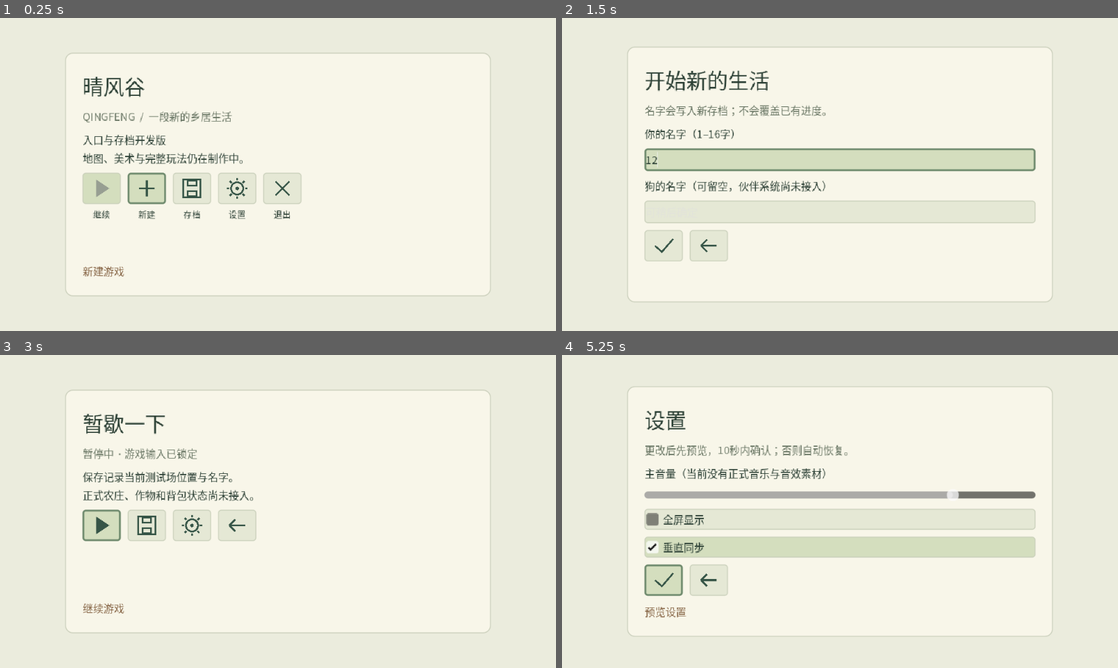
Above: before the commit, frames 1-4 (two rows, left to right).
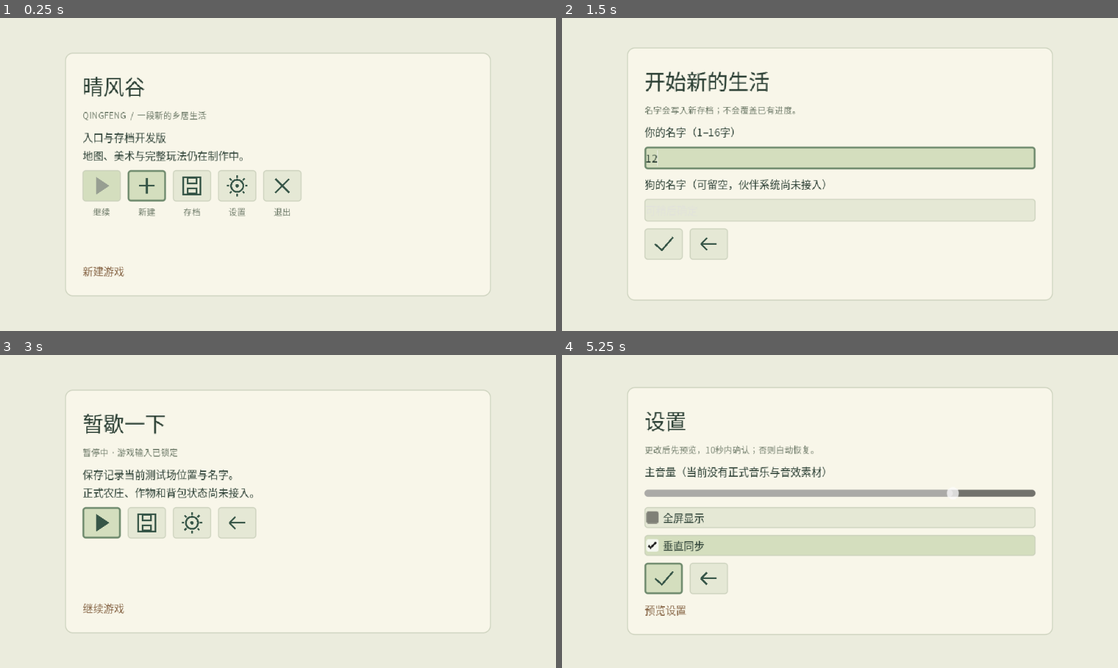
Above: after the commit, the same moments.

Repository: natefox2017/qingfeng
Game: Godot game, scene res://app/main.tscn
Two runs of this game, one before a commit and one after it. Both use one fixed random seed, a clock stepped at 60 frames per second and the inputs below.
Inputs (mouse positions are in pixels of both pictures, inside the frame that each line leads up to):
- Up to frame 1 (0.25 s): no input
- Up to frame 2 (1.5 s): click (706, 187) at 0.52 s; click (840, 158) at 1.27 s; type "12" at 1.35 s
- Up to frame 3 (3 s): click (278, 549) at 1.5 s; type "12" at 1.58 s; click (100, 583) at 2.02 s; click (27, 376) at 2.75 s
- Up to frame 4 (5.25 s): click (662, 524) at 3.52 s; tap Enter at 4.25 s; move the mouse to (962, 495) at 4.27 s; hold D (move_right) 4.28-5 s; click (962, 495) at 4.42 s; click (756, 524) at 5.02 s

The runs differ from the first frame. In frame 1, 2.6% of the frame differs, in the area x 14-55%, y 29-65%; in frame 2, 4.7%; in frame 3, 2.4%; in frame 4, 4.9%, in the area x 11-89%, y 10-90%.

Commit message:
Use shared semantic UI theme across entry pages

Diff:
--- a/game/ui/pages/menu_view.gd
+++ b/game/ui/pages/menu_view.gd
@@ -2,7 +2,7 @@
 ## Pages project intents, never open arbitrary saves or own game state.
 signal action_requested(action: String, payload: Dictionary)
 const ACTION_BUTTON = preload("res://ui/widgets/action_button.gd")
-const INK := Color("2c4035")
+const UI_THEME = preload("res://ui/theme/ui_theme.gd")
 var title: Label
 var subtitle: Label
 var body: VBoxContainer
@@ -23,38 +23,20 @@
 func _ready() -> void:
 	set_anchors_and_offsets_preset(Control.PRESET_FULL_RECT)
 	mouse_filter = Control.MOUSE_FILTER_IGNORE
-	var theme := Theme.new()
-	var font := SystemFont.new()
-	font.font_names = PackedStringArray(["Noto Sans CJK SC","Microsoft YaHei","PingFang SC","sans-serif"])
-	theme.default_font = font
-	theme.default_font_size = 12
-	for kind: String in ["Label","Button","CheckBox","LineEdit"]:
-		theme.set_color("font_color",kind,INK)
-		theme.set_color("font_focus_color",kind,INK)
-		theme.set_color("font_hover_color",kind,INK)
-		theme.set_color("font_pressed_color",kind,INK)
-	for state: String in ["normal","hover","pressed","focus","disabled"]:
-		var style := StyleBoxFlat.new()
-		style.bg_color = Color("e5e8d5") if state == "normal" else Color("d4debe")
-		style.border_color = Color("6d896c") if state == "focus" else Color("cad0bb")
-		style.set_border_width_all(2 if state == "focus" else 1)
-		style.set_corner_radius_all(3)
-		theme.set_stylebox(state,"Button",style)
-		if state in ["normal","focus"]: theme.set_stylebox(state,"LineEdit",style)
-	self.theme = theme
+	self.theme = UI_THEME.build()
 	var backdrop := ColorRect.new()
-	backdrop.name = "Backdrop";backdrop.color = Color("ebecdd");backdrop.set_anchors_and_offsets_preset(Control.PRESET_FULL_RECT);backdrop.mouse_filter=Control.MOUSE_FILTER_IGNORE;add_child(backdrop)
+	backdrop.name = "Backdrop";backdrop.color = UI_THEME.COLOR_BACKDROP;backdrop.set_anchors_and_offsets_preset(Control.PRESET_FULL_RECT);backdrop.mouse_filter=Control.MOUSE_FILTER_IGNORE;add_child(backdrop)
 	center = CenterContainer.new();center.set_anchors_and_offsets_preset(Control.PRESET_FULL_RECT);center.mouse_filter=Control.MOUSE_FILTER_IGNORE;add_child(center)
-	panel = PanelContainer.new();panel.custom_minimum_size=Vector2(490,280);center.add_child(panel)
-	var background := StyleBoxFlat.new();background.bg_color=Color("f8f6e9");background.set_corner_radius_all(8);background.border_color=Color("c9ceba");background.set_border_width_all(1);background.set_content_margin_all(20);panel.add_theme_stylebox_override("panel",background)
+	panel = PanelContainer.new();panel.custom_minimum_size=UI_THEME.PAGE_MINIMUM_SIZE;center.add_child(panel)
+	panel.add_theme_stylebox_override("panel",UI_THEME.panel_style())
 	var column := VBoxContainer.new();column.add_theme_constant_override("separation",9);panel.add_child(column)
-	title=Label.new();title.add_theme_font_size_override("font_size",24);column.add_child(title)
-	subtitle=Label.new();subtitle.add_theme_color_override("font_color",Color("697664"));subtitle.autowrap_mode=TextServer.AUTOWRAP_WORD_SMART;column.add_child(subtitle)
+	title=Label.new();UI_THEME.apply_text_role(title,UI_THEME.ROLE_HEADING);column.add_child(title)
+	subtitle=Label.new();UI_THEME.apply_text_role(subtitle,UI_THEME.ROLE_CAPTION);subtitle.autowrap_mode=TextServer.AUTOWRAP_WORD_SMART;column.add_child(subtitle)
 	body=VBoxContainer.new();body.add_theme_constant_override("separation",8);body.size_flags_vertical=Control.SIZE_EXPAND_FILL;column.add_child(body)
-	notice=Label.new();notice.autowrap_mode=TextServer.AUTOWRAP_WORD_SMART;notice.add_theme_color_override("font_color",Color("846242"));column.add_child(notice)
+	notice=Label.new();notice.autowrap_mode=TextServer.AUTOWRAP_WORD_SMART;UI_THEME.apply_text_role(notice,UI_THEME.ROLE_ERROR);column.add_child(notice)
 	hud=HBoxContainer.new();hud.position=Vector2(10,8);add_child(hud)
 	file_dialog=FileDialog.new();file_dialog.file_mode=FileDialog.FILE_MODE_OPEN_FILE;file_dialog.access=FileDialog.ACCESS_FILESYSTEM;file_dialog.filters=PackedStringArray(["*.qfsave ; 晴风谷存档"]);file_dialog.title="选择要导入的存档";file_dialog.size=Vector2i(560,300)
-	var dialog_theme:=Theme.new();dialog_theme.default_font=font;file_dialog.theme=dialog_theme;add_child(file_dialog)
+	file_dialog.theme=self.theme;add_child(file_dialog)
 	file_dialog.file_selected.connect(func(path:String):emit_action("preview_import",{"path":path}))
 
 func emit_action(name: String, payload: Dictionary = {}) -> void:
@@ -68,6 +50,7 @@
 
 func label(text: String, parent: Node = null) -> Label:
 	var node:=Label.new();node.text=text;node.autowrap_mode=TextServer.AUTOWRAP_WORD_SMART
+	UI_THEME.apply_text_role(node,UI_THEME.ROLE_BODY)
 	(parent if parent != null else body).add_child(node)
 	return node
 
@@ -95,7 +78,7 @@
 			for entry: Array in [["continue","play","继续","继续最近的有效存档"],["new_game","new","新建","新建游戏"],["load","load","存档","读取 / 导入存档"],["settings","settings","设置","设置"],["quit","quit","退出","退出游戏"]]:
 				var cell:=VBoxContainer.new();cell.custom_minimum_size.x=44;actions.add_child(cell)
 				button(cell,entry[0],entry[1],entry[3],{},entry[0]!="continue" or context.has("recent_id"))
-				var caption:=label(entry[2],cell);caption.horizontal_alignment=HORIZONTAL_ALIGNMENT_CENTER;caption.add_theme_font_size_override("font_size",10)
+				var caption:=label(entry[2],cell);caption.horizontal_alignment=HORIZONTAL_ALIGNMENT_CENTER;UI_THEME.apply_text_role(caption,UI_THEME.ROLE_CAPTION)
 
 		"new_game":
 			title.text="开始新的生活";subtitle.text="名字会写入新存档；不会覆盖已有进度。"
@@ -142,7 +125,7 @@
 		"world":
 			panel.hide();get_node("Backdrop").hide()
 			button(hud,"pause","pause","暂停 / Esc")
-			var text:=Label.new();text.text=context.get("player_name","")+"  ·  入口测试场（非正式地图）";text.add_theme_color_override("font_color",Color("f5f3de"));hud.add_child(text)
+			var text:=Label.new();text.text=context.get("player_name","")+"  ·  入口测试场（非正式地图）";text.add_theme_color_override("font_color",UI_THEME.COLOR_HUD_TEXT);hud.add_child(text)
 	if not context.get("error","").is_empty():notice.text=context.error
 	elif _first_button != null and page != "new_game":_first_button.grab_focus()
 
